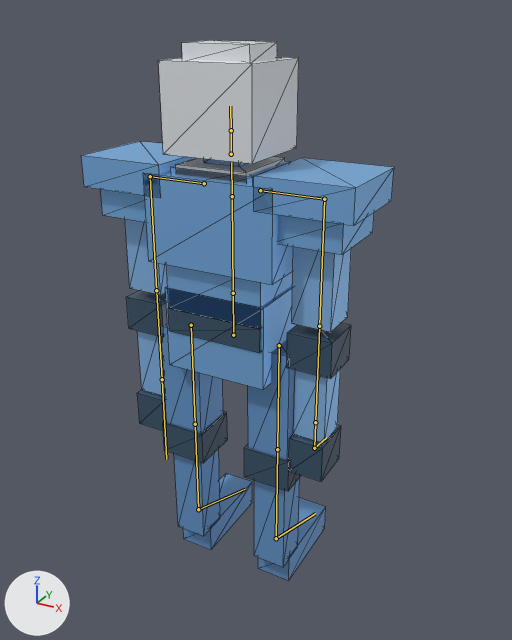
Two versions of the glTF model assets/characters/player_knight/player_knight.glb, one commit apart.
Camera for both pictures: a 50 mm lens placed at (1.107, -1.859, 1.952), pointed at (0.053, 0.057, 0.995). The lights are fixed; the arrows at lower left show +X, +Y and +Z. The first picture is the older version. The bones that change, and the others that lie on the model, are drawn over the model as lines. Mesh edges are drawn as thin lines.

Names of what the first picture shows: 'GEO-arm_L', 'GEO-arm_R', 'GEO-knight_body', 'GEO-leg_L', 'GEO-leg_R'.
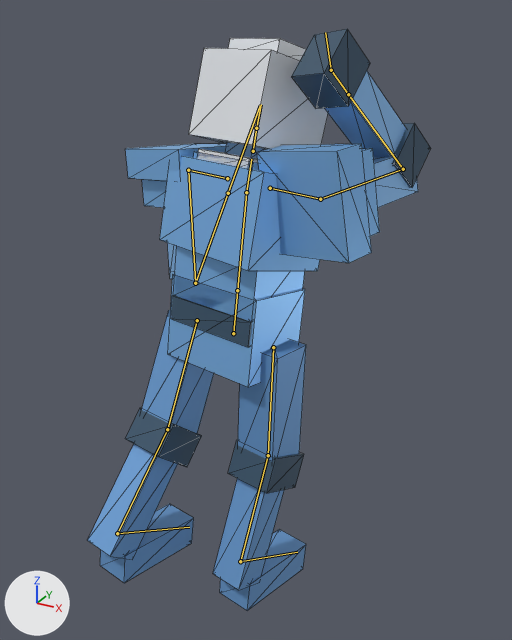
The newer file adds an action. The first version stands in its rest pose; the second is drawn at frame 6 of the action 'Execute'.

What the commit changed:
Bone 'hips' (bone_hips) turns from (0, 0, 0) to (-9, -11, 0) degrees about its own x, y and z.
Bone 'chest' (bone_chest) turns from (0, 0, 0) to (-5, -8, 0) degrees about its own x, y and z.
Bone 'head' (bone_head) turns from (0, 0, 0) to (-3, 0, 0) degrees about its own x, y and z.
Bone 'upperarm.L' (bone_upperarm_l) turns from (0, 0, 0) to (10, 0, -6) degrees about its own x, y and z.
Bone 'forearm.L' (bone_forearm_l) turns from (0, 0, 0) to (150, 0, 0) degrees about its own x, y and z.
Bone 'upperarm.R' (bone_upperarm_r) turns from (0, 0, 0) to (107, 0, -7) degrees about its own x, y and z.
Bone 'forearm.R' (bone_forearm_r) turns from (0, 0, 0) to (131, 0, 0) degrees about its own x, y and z.
Bone 'thigh.L' (bone_thigh_l) turns from (0, 0, 0) to (-16, 0, 0) degrees about its own x, y and z.
Bone 'shin.L' (bone_shin_l) turns from (0, 0, 0) to (-16, 0, 0) degrees about its own x, y and z.
Bone 'foot.L' (bone_foot_l) turns from (0, 0, 0) to (33, 0, 0) degrees about its own x, y and z.
Bone 'thigh.R' (bone_thigh_r) turns from (0, 0, 0) to (5, 0, 0) degrees about its own x, y and z.
Bone 'shin.R' (bone_shin_r) turns from (0, 0, 0) to (-20, 0, 0) degrees about its own x, y and z.
Bone 'foot.R' (bone_foot_r) turns from (0, 0, 0) to (15, 0, 0) degrees about its own x, y and z.

What differs and where, as boxes [x1, y1, x2, y2] in the pictures (512 x 640 px):
'GEO-knight_body', posed (8% wider)
    before: [144, 40, 299, 390]
    after: [160, 38, 328, 387]
'GEO-arm_R', posed (24% wider, 27% shorter)
    before: [254, 158, 394, 481]
    after: [257, 29, 431, 263]
'GEO-leg_L', posed
    before: [161, 324, 252, 550]
    after: [88, 310, 214, 583]
'GEO-leg_R', posed (13% wider, 13% taller)
    before: [244, 340, 326, 580]
    after: [213, 340, 306, 611]
'GEO-arm_L', posed
    before: [81, 141, 194, 431]
    after: [126, 142, 227, 279]
bone 'hips', root to tip
    before: (233, 335) to (233, 293)
    after: (233, 333) to (237, 290)
bone 'chest', root to tip
    before: (232, 196) to (231, 162)
    after: (246, 192) to (251, 159)
bone 'head', root to tip
    before: (231, 130) to (230, 106)
    after: (256, 128) to (261, 104)
bone 'upperarm.L', root to tip
    before: (150, 176) to (156, 290)
    after: (188, 170) to (195, 283)
bone 'forearm.L', root to tip
    before: (156, 290) to (162, 379)
    after: (195, 283) to (228, 193)
bone 'upperarm.R', root to tip
    before: (324, 199) to (319, 326)
    after: (320, 199) to (403, 169)
bone 'forearm.R', root to tip
    before: (319, 326) to (315, 422)
    after: (403, 169) to (348, 94)
bone 'thigh.L', root to tip
    before: (191, 325) to (195, 424)
    after: (197, 320) to (167, 429)
bone 'shin.L', root to tip
    before: (195, 424) to (198, 509)
    after: (167, 429) to (117, 533)
bone 'foot.L', root to tip
    before: (198, 509) to (245, 489)
    after: (117, 533) to (189, 527)
bone 'thigh.R', root to tip
    before: (279, 345) to (277, 449)
    after: (273, 347) to (268, 455)
bone 'shin.R', root to tip
    before: (277, 449) to (276, 538)
    after: (268, 455) to (240, 561)
bone 'foot.R', root to tip
    before: (276, 538) to (315, 513)
    after: (240, 561) to (297, 552)
